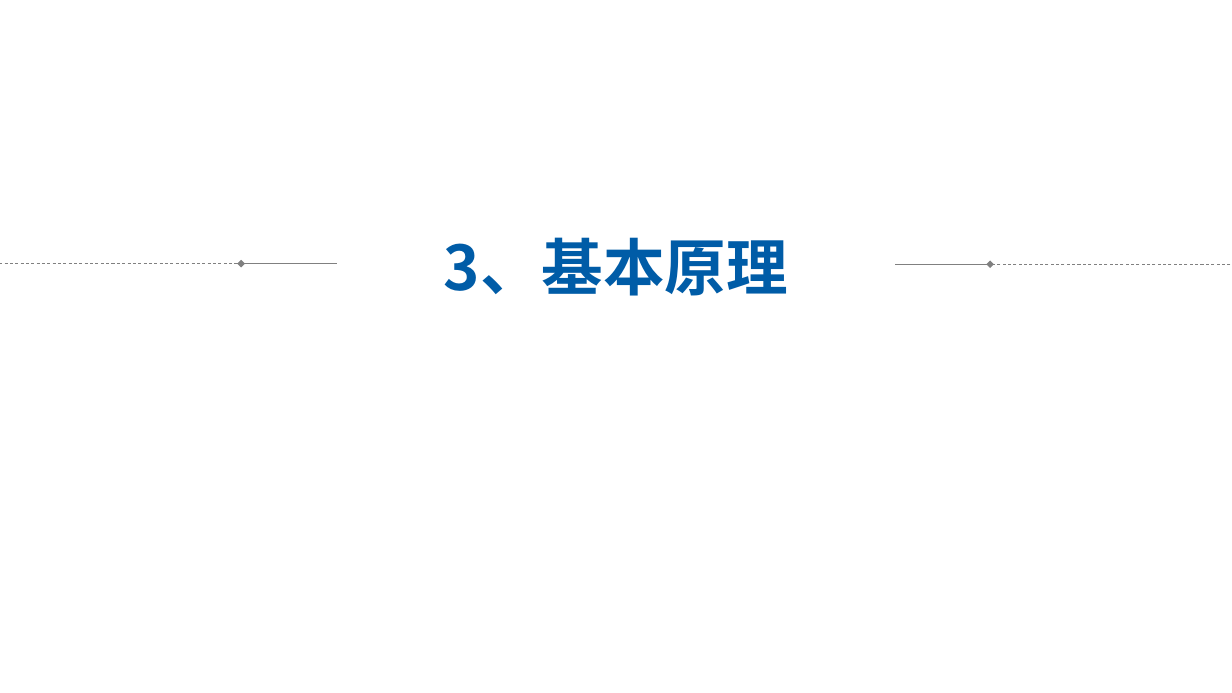
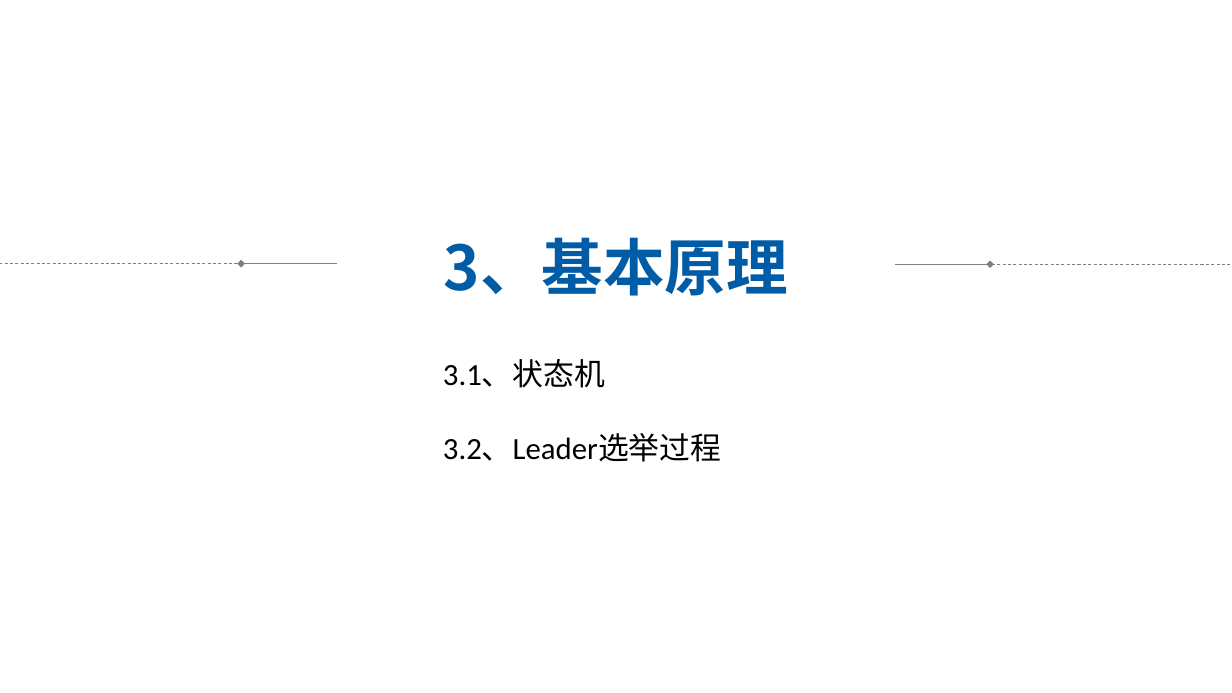
Before and after one commit to HNing109/StudyNotes, a slide deck: slide 7 of Golang_学习笔记/Golang_Web_学习笔记/ETCD_学习笔记/ETCD-调研.pptx. Drawn at 1232x693 pixels with LibreOffice and Linux fonts; fonts in the diff are those of the drawing. Boxes give left, top, right and bottom in pixels: in the first picture for what was removed or moved away, otherwise in the second. Text is boxed around its words. In the diff, an @@ line names an element or a change of style, - is before the commit and + after.

```diff
--- a/Golang_学习笔记/Golang_Web_学习笔记/ETCD_学习笔记/ETCD-调研.pptx
+++ b/Golang_学习笔记/Golang_Web_学习笔记/ETCD_学习笔记/ETCD-调研.pptx
@@ text added at bbox=[443, 359, 721, 462], 24 pt, text #000000 @@
+3.1、状态机
+3.2、Leader选举过程
```
Also in this commit, not shown: 6 other slides changed, 6 slides added, 6 other files.
